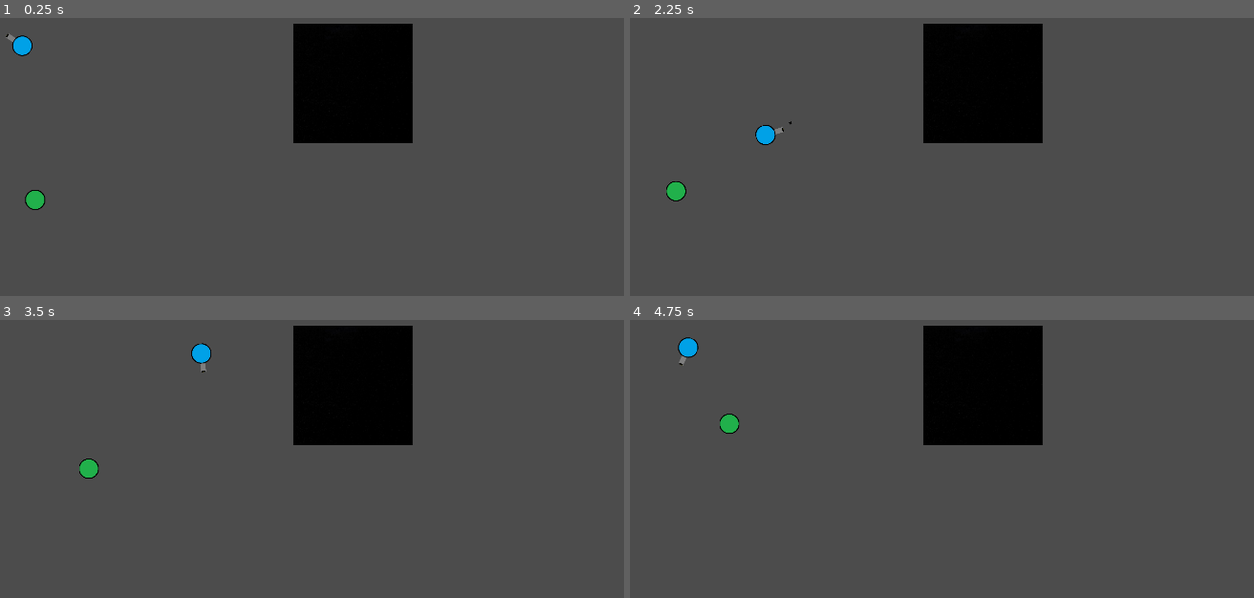
Above: before the commit, frames 1-4 (two rows, left to right).
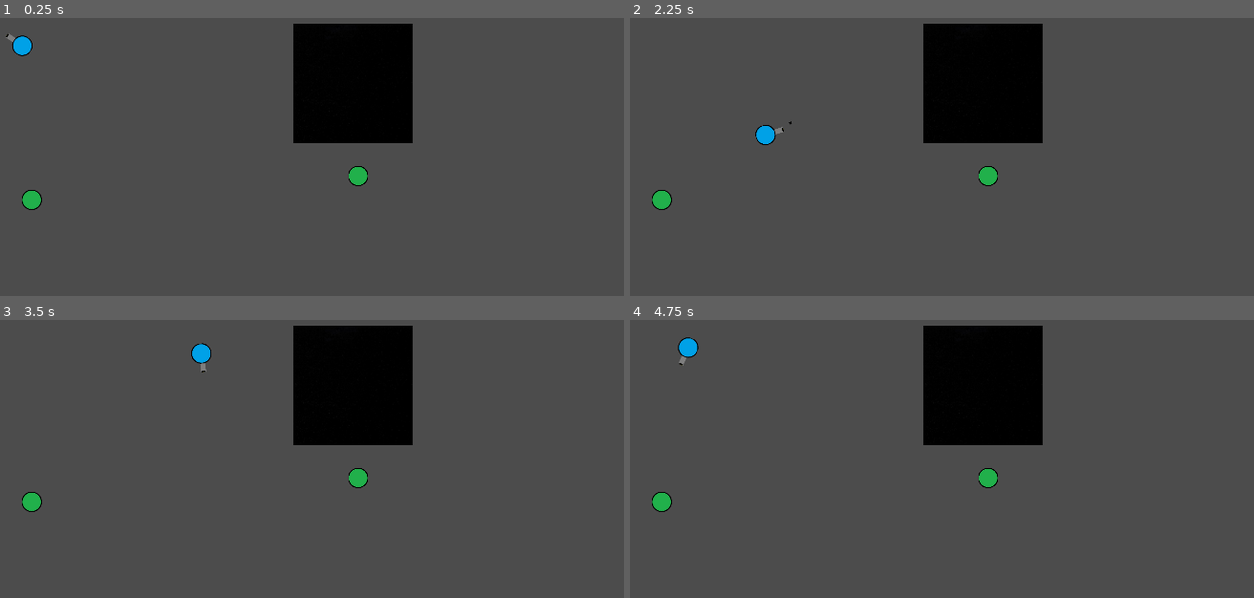
Above: after the commit, the same moments.

Repository: Jey-but-on-github/TP-2-jeux-2D
Game: Godot game, scene res://Scene/Main.tscn
The game is run twice, just before and just after one commit, with the same random seed, the same clock (stepped at 60 frames per second) and the same inputs.
Inputs (mouse positions are in pixels of both pictures, inside the frame that each line leads up to):
- Up to frame 1 (0.25 s): no input
- Up to frame 2 (2.25 s): tap Enter at 0.5 s; move the mouse to (1060, 143) at 0.52 s; hold D (right) 0.53-1.28 s; tap F (fire) at 0.6, 1.55, 2.1 s; tap Z (switch) at 0.8, 1.35 s; move the mouse to (742, 184) at 1.27 s; hold S (down) 1.28-2.03 s; move the mouse to (973, 70) at 2.02 s; hold D (right) from 2.03 s (still down)
- Up to frame 3 (3.5 s): tap Z (switch) at 2.3, 2.85 s; move the mouse to (224, 553) at 2.77 s; release D (right) at 2.78 s; hold W (up) from 2.78 s (still down); tap F (fire) at 3.05 s
- Up to frame 4 (4.75 s): move the mouse to (1122, 531) at 3.52 s; release W (up) at 3.53 s; hold A (left) from 3.53 s (still down); tap F (fire) at 3.6, 4.55 s; tap Z (switch) at 3.8, 4.35 s; move the mouse to (667, 403) at 4.27 s

The runs differ from the first frame. In frame 1, 0.3% of the frame differs, in the area x 3-59%, y 53-70%; in frame 2, 0.5%; in frame 3, 0.6%, in the area x 3-59%, y 49-70%; in frame 4, 0.6%.
Error after the commit: Attempt to call function 'play' in base 'null instance' on a null instance. (res://Script/Ennemi.gd:23)

Commit message:
sound effects

Diff:
--- a/Scene/Ennemi.tscn
+++ b/Scene/Ennemi.tscn
@@ -1,7 +1,12 @@
-[gd_scene load_steps=5 format=2]
+[gd_scene load_steps=10 format=2]
 
 [ext_resource path="res://Ressource/Characters/zombie.png" type="Texture" id=1]
 [ext_resource path="res://Script/Ennemi.gd" type="Script" id=2]
+[ext_resource path="res://Ressource/sfx/zombie/zombie2.wav" type="AudioStream" id=3]
+[ext_resource path="res://Ressource/sfx/zombie/zombie3.wav" type="AudioStream" id=4]
+[ext_resource path="res://Ressource/sfx/zombie/zombie1.wav" type="AudioStream" id=5]
+[ext_resource path="res://Ressource/sfx/zombie/zombieDeath.wav" type="AudioStream" id=6]
+[ext_resource path="res://Ressource/sfx/zombie/ZombieHurt.wav" type="AudioStream" id=7]
 
 [sub_resource type="CircleShape2D" id=1]
 radius = 53.241
@@ -24,5 +29,20 @@
 [node name="CollisionShape2D" type="CollisionShape2D" parent="Area2D"]
 shape = SubResource( 2 )
 
+[node name="ZombieSFX1" type="AudioStreamPlayer2D" parent="."]
+stream = ExtResource( 5 )
+
+[node name="ZombeSFX2" type="AudioStreamPlayer2D" parent="."]
+stream = ExtResource( 3 )
+
+[node name="ZombieSFX3" type="AudioStreamPlayer2D" parent="."]
+stream = ExtResource( 4 )
+
+[node name="ZombieDeathSFX" type="AudioStreamPlayer2D" parent="."]
+stream = ExtResource( 6 )
+
+[node name="ZombieHurtSFX" type="AudioStreamPlayer2D" parent="."]
+stream = ExtResource( 7 )
+
 [connection signal="body_entered" from="Area2D" to="." method="_on_Area2D_body_entered"]
 [connection signal="body_exited" from="Area2D" to="." method="_on_Area2D_body_exited"]
--- a/Scene/Main.tscn
+++ b/Scene/Main.tscn
@@ -13,7 +13,7 @@
 collision_mask = 3
 
 [node name="Ennemi" parent="." instance=ExtResource( 2 )]
-position = Vector2( 382.008, 628.833 )
+position = Vector2( 373.188, 628.833 )
 collision_mask = 3
 
 [node name="Mur" parent="." instance=ExtResource( 3 )]
@@ -21,3 +21,7 @@
 collision_layer = 2
 collision_mask = 2
 script = ExtResource( 4 )
+
+[node name="Ennemi2" parent="." instance=ExtResource( 2 )]
+position = Vector2( 1194.08, 568.683 )
+vie = 2
--- a/Scene/Player/Player.tscn
+++ b/Scene/Player/Player.tscn
@@ -1,8 +1,12 @@
-[gd_scene load_steps=5 format=2]
+[gd_scene load_steps=9 format=2]
 
 [ext_resource path="res://Ressource/Characters/survivor.png" type="Texture" id=1]
 [ext_resource path="res://Script/Player.gd" type="Script" id=2]
 [ext_resource path="res://Scene/Player/Gun.tscn" type="PackedScene" id=3]
+[ext_resource path="res://Ressource/sfx/player/shoot.wav" type="AudioStream" id=4]
+[ext_resource path="res://Ressource/sfx/player/gun.wav" type="AudioStream" id=5]
+[ext_resource path="res://Ressource/sfx/player/flashlight.wav" type="AudioStream" id=6]
+[ext_resource path="res://Ressource/sfx/player/oof.wav" type="AudioStream" id=7]
 
 [sub_resource type="CircleShape2D" id=1]
 radius = 52.6387
@@ -28,4 +32,16 @@
 
 [node name="ShootCooldown" type="Timer" parent="."]
 
+[node name="FireSFX" type="AudioStreamPlayer2D" parent="."]
+stream = ExtResource( 4 )
+
+[node name="GunSFX" type="AudioStreamPlayer2D" parent="."]
+stream = ExtResource( 5 )
+
+[node name="FlashSFX" type="AudioStreamPlayer2D" parent="."]
+stream = ExtResource( 6 )
+
+[node name="PlayerDeathSFX" type="AudioStreamPlayer2D" parent="."]
+stream = ExtResource( 7 )
+
 [connection signal="timeout" from="ShootCooldown" to="." method="_on_ShootCooldown_timeout"]
--- a/Script/Ennemi.gd
+++ b/Script/Ennemi.gd
@@ -4,6 +4,7 @@
 var chasing = false
 const vitesse = 100
 export var vie = 1
+var rng = randi()%3 + 1
 
 
 func _physics_process(delta):
@@ -16,11 +17,21 @@
 func _on_Area2D_body_entered(body):
 	if(body.name == "Player"):
 		if(chasing == false):
+			if(rng == 1):
+				$ZombieSFX1.play()
+			if(rng == 2):
+				$ZombieSFX2.play()
+			if(rng == 3):
+				$ZombieSFX3.play()
 			print("Zombie aggro'd to " + body.name)
+			print(rng)
 			cible = body
 			chasing = true
 
 func hit():
-	vie -= 1
-	if vie == 0:
+	if vie > 1:
+		$ZombieHurtSFX.play()
+		vie -= 1
+	else:
+		$ZombieDeathSFX.play()
 		queue_free()
--- a/Script/Player.gd
+++ b/Script/Player.gd
@@ -29,6 +29,7 @@
 		print("weapon fired!")
 		var b = bullet.instance()
 		b.start($Muzzle.global_position, rotation)
+		$FireSFX.play()
 		get_parent().add_child(b)
 		can_shoot = false
 		$ShootCooldown.start()
@@ -41,10 +42,12 @@
 	if(is_gun == true):
 		is_gun = false
 		$Gun/GunSprite.set_region(true)
+		$FlashSFX.play()
 	#switching back to the gun
 	else:
 		is_gun = true
 		$Gun/GunSprite.set_region(false)
+		$GunSFX.play()
 
 
 func _physics_process(_delta):
@@ -52,4 +55,5 @@
 	velocity = move_and_slide(velocity)
 
 func hit():
+	$PlayerDeathSFX.play()
 	print("ded")
Not shown, added: Ressource/sfx/player/flashlight.wav.import
Not shown, added: Ressource/sfx/player/gun.wav.import
Not shown, added: Ressource/sfx/player/oof.wav.import
Not shown, added: Ressource/sfx/player/shoot.wav.import
Not shown, added: Ressource/sfx/zombie/ZombieHurt.wav.import
Not shown, added: Ressource/sfx/zombie/zombie1.wav.import
Not shown, added: Ressource/sfx/zombie/zombie2.wav.import
Not shown, added: Ressource/sfx/zombie/zombie3.wav.import
Not shown, added: Ressource/sfx/zombie/zombieDeath.wav.import
Not shown, added: Ressource/sfx/player/flashlight.wav
Not shown, added: Ressource/sfx/player/gun.wav
Not shown, added: Ressource/sfx/player/oof.wav
(and 6 more such lines)
